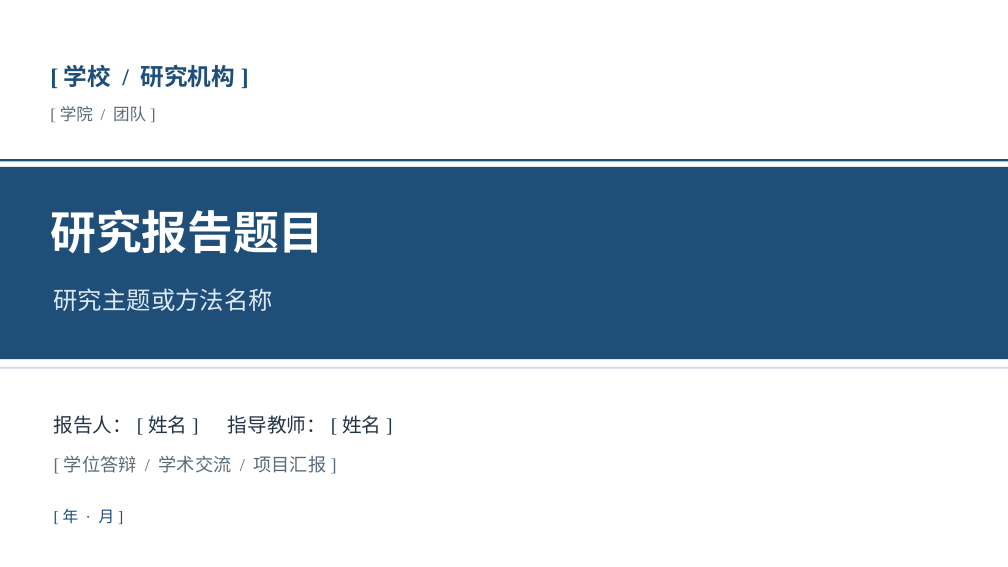
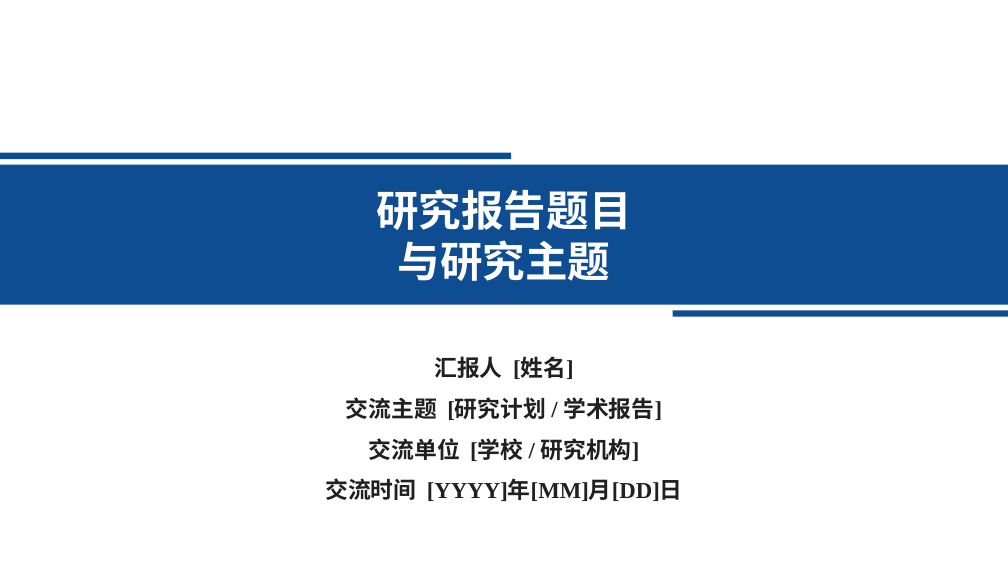
Before and after one commit to Starxy/skills, a slide deck: slide 1 of skills/ppt-craft/assets/academic-blue-template.pptx. Drawn at 1008x567 pixels with LibreOffice and Linux fonts; fonts in the diff are those of the drawing. Boxes give left, top, right and bottom in pixels: in the first picture for what was removed or moved away, otherwise in the second. Text is boxed around its words. In the diff, an @@ line names an element or a change of style, - is before the commit and + after.

Commit message:
feat(ppt-craft): 按研究汇报样式重构默认学术蓝模板

```diff
--- a/skills/ppt-craft/assets/academic-blue-template.pptx
+++ b/skills/ppt-craft/assets/academic-blue-template.pptx
@@ text removed at [60,106,146,122] @@
-[学院 / 团队]
@@ rectangle removed at [0,167,1008,359] @@
@@ rectangle removed at [0,159,1008,161] @@
@@ rectangle added at [0,165,1008,305], fill #0F4D92 @@
@@ rectangle added at [0,153,511,159], fill #0F4D92 @@
@@ text at [376,189,631,281]: text changed; size 23.2 to 40.5 pt; text colour #DDE9F3 to #FFFFFF; bold on @@
-研究主题或方法名称
+研究报告题目
+与研究主题
@@ text removed at [50,210,324,254] @@
-研究报告题目
@@ rectangle added at [673,310,1008,316], fill #0F4D92 @@
@@ text at [434,356,574,379]: text changed; size 18.8 to 21.8 pt; text colour #243447 to #202020; bold on @@
-报告人：[姓名] 指导教师：[姓名]
+汇报人 [姓名]
@@ rectangle removed at [0,367,1008,368] @@
@@ text at [346,397,662,420]: text changed; size 17.2 to 21.8 pt; text colour #5D6B79 to #202020; bold on @@
-[学位答辩 / 学术交流 / 项目汇报]
+交流主题 [研究计划 / 学术报告]
@@ text at [369,438,640,461]: text changed; size 22.5 to 21.8 pt; text colour #1F4E79 to #202020 @@
-[学校 / 研究机构]
+交流单位 [学校 / 研究机构]
@@ text at [325,478,683,501]: text changed; size 15 to 21.8 pt; text colour #1F4E79 to #202020; bold on @@
-[年 · 月]
+交流时间 [YYYY]年[MM]月[DD]日
```
Also in this commit, not shown: 5 other slides changed, 10 slides added, 10 slides removed, 4 other files.
